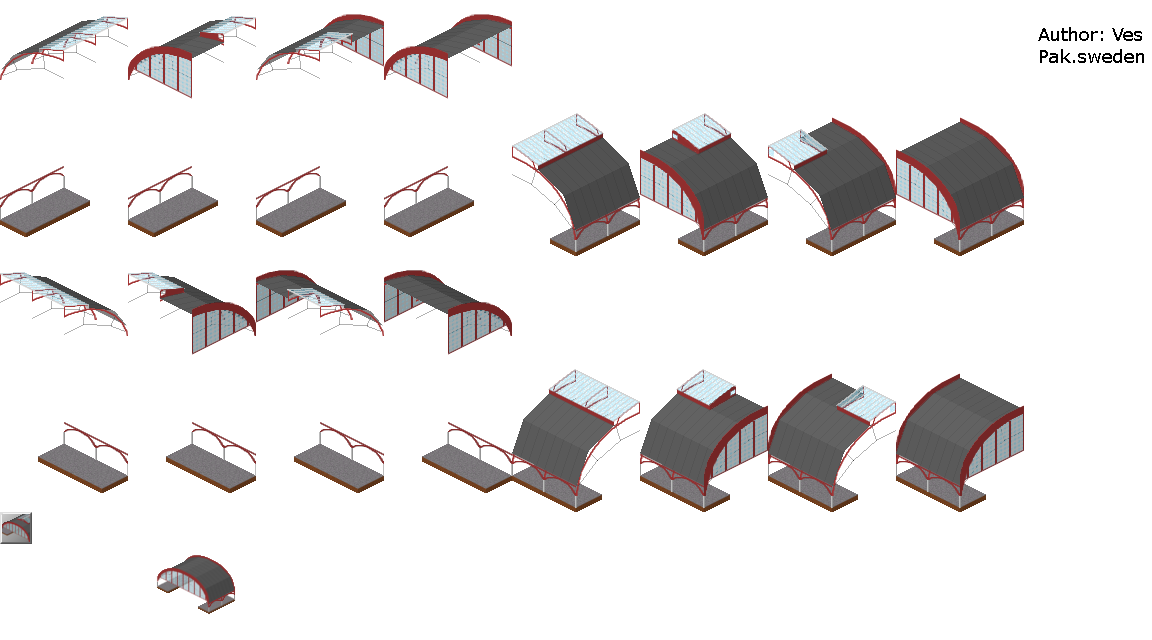
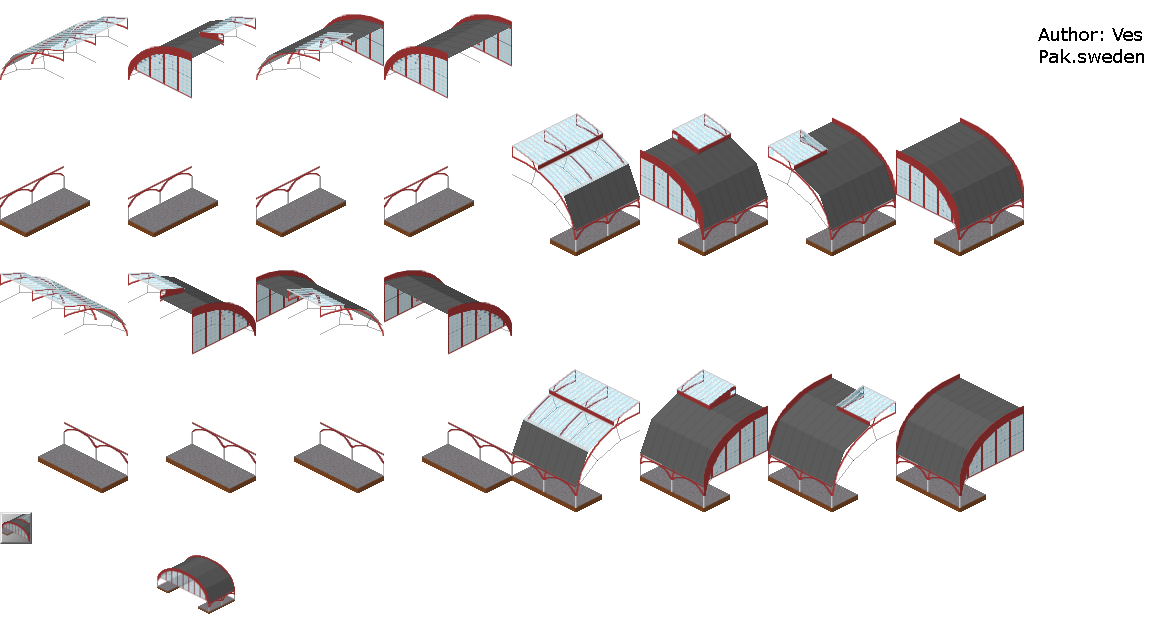
Two versions of the same layered image (1152 x 640). Layer-by-layer changes:
painted on "Yttertak - Skuggor 2" over [17, 19, 629, 452]
added layer "Yttertak - Fönsterram" above "Yttertak - Fönster" over [17, 19, 629, 452]
added layer "Yttertak - Fönster" above "Yttertak - Linjer" over [17, 19, 629, 452]
painted on "Yttertak - Linjer" over [17, 19, 629, 452]
painted on "Yttertak" over [17, 19, 629, 454]
